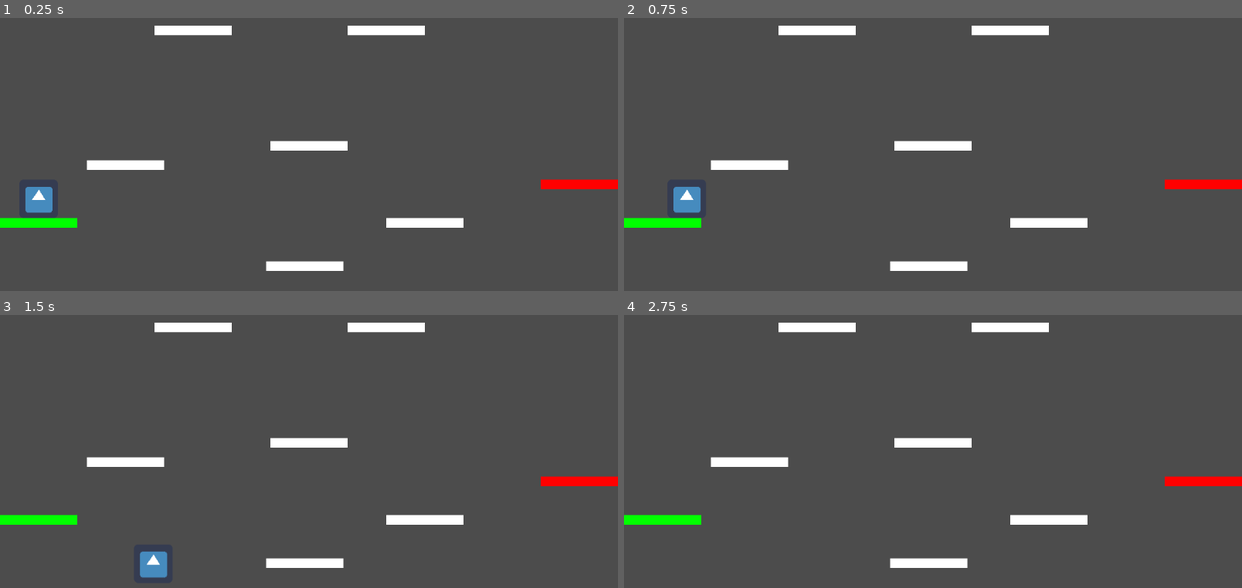
Above: before the commit, frames 1-4 (two rows, left to right).
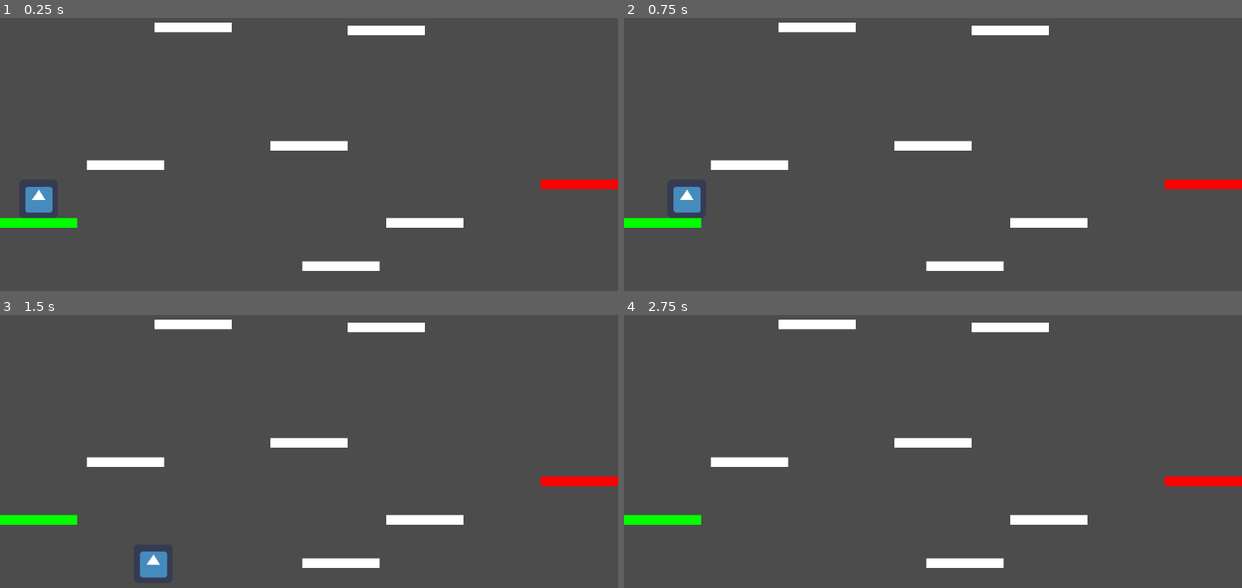
Above: after the commit, the same moments.

Repository: PierreFouquette/plateformer
Game: Godot game, scene res://scene/main.tscn
Same seed, same stepped clock (60 frames per second), same inputs: the game is played once before the commit and once after it. The engine's default icon, where the game draws it, is replaced by a stand-in: a white triangle on a blue panel in a dark square.
Inputs:
- Up to frame 1 (0.25 s): no input
- Up to frame 2 (0.75 s): tap Enter at 0.5 s; hold Right (ui_right) from 0.53 s (still down)
- Up to frame 3 (1.5 s): keep holding Right (ui_right); tap Space (ui_select) at 0.77 s
- Up to frame 4 (2.75 s): tap Space (ui_select) at 1.52, 2 s; release Right (ui_right) at 2.03 s; hold Left (ui_left) from 2.03 s (still down)

The runs differ from the first frame. In frame 1, 0.8% of the frame differs, in the area x 25-62%, y 1-93%; in frame 2, 0.8%; in frame 3, 0.8%; in frame 4, 0.8%.

Commit message:
plateforme vercticale + joueur

Diff:
--- a/plateformer/scene/main.tscn
+++ b/plateformer/scene/main.tscn
@@ -1,8 +1,26 @@
-[gd_scene load_steps=6 format=2]
+[gd_scene load_steps=7 format=2]
 
 [ext_resource path="res://scene/plateform.tscn" type="PackedScene" id=1]
 [ext_resource path="res://scene/player.tscn" type="PackedScene" id=2]
 [ext_resource path="res://scene/plateform.gd" type="Script" id=3]
+
+[sub_resource type="Animation" id=3]
+resource_name = "horizontale"
+length = 2.0
+loop = true
+step = 0.01
+tracks/0/type = "value"
+tracks/0/path = NodePath(".:position")
+tracks/0/interp = 1
+tracks/0/loop_wrap = true
+tracks/0/imported = false
+tracks/0/enabled = true
+tracks/0/keys = {
+"times": PoolRealArray( 0, 0.5, 1, 1.5, 2 ),
+"transitions": PoolRealArray( 1, 1, 1, 1, 1 ),
+"update": 0,
+"values": [ Vector2( 320, 24 ), Vector2( 320, 148 ), Vector2( 320, 272 ), Vector2( 320, 148 ), Vector2( 320, 24 ) ]
+}
 
 [sub_resource type="Curve2D" id=1]
 _data = {
@@ -48,7 +66,10 @@
 position = Vector2( 512, 328 )
 
 [node name="plateform5" parent="." instance=ExtResource( 1 )]
-position = Vector2( 320, 136 )
+position = Vector2( 320, 131.104 )
+
+[node name="AnimationPlayer" type="AnimationPlayer" parent="plateform5"]
+anims/horizontale = SubResource( 3 )
 
 [node name="plateform6" parent="." instance=ExtResource( 1 )]
 position = Vector2( 208, 360 )
@@ -60,7 +81,7 @@
 curve = SubResource( 1 )
 
 [node name="horizontale" parent="." instance=ExtResource( 1 )]
-position = Vector2( 505.422, 528 )
+position = Vector2( 564.821, 528 )
 
 [node name="AnimationPlayer" type="AnimationPlayer" parent="horizontale"]
 anims/horizontale = SubResource( 2 )
